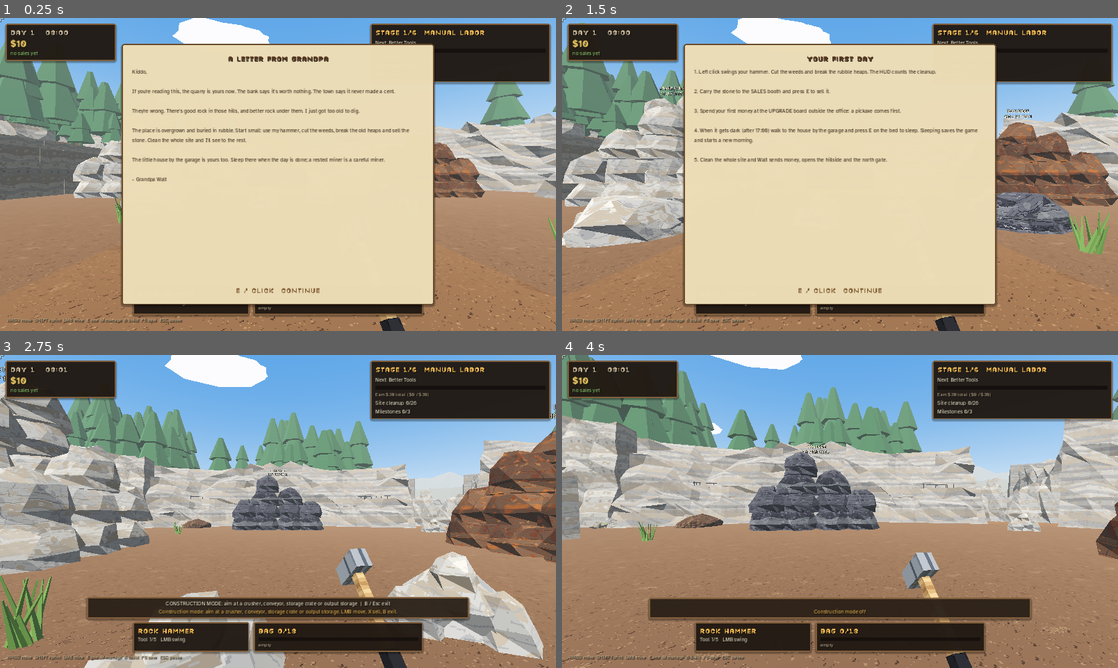
Above: before the commit, frames 1-4 (two rows, left to right).
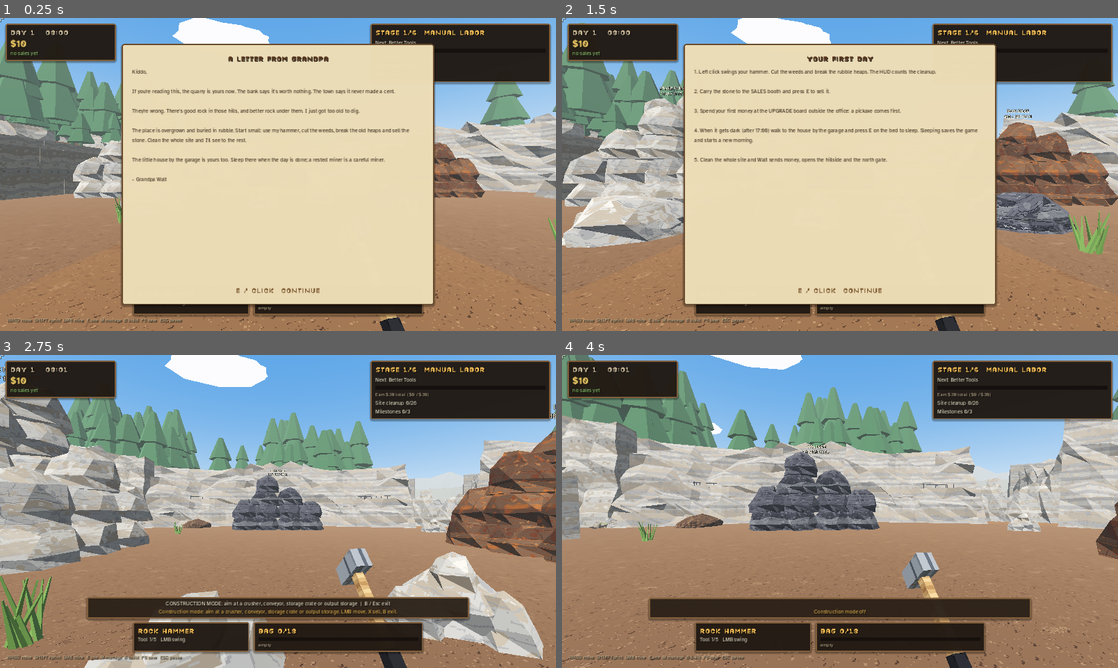
Above: after the commit, the same moments.

Repository: jafetmora79-lab/Quarry-Days
Game: Godot game, scene res://Main.tscn
Same seed, same stepped clock (60 frames per second), same inputs: the game is played once before the commit and once after it.
Inputs (mouse positions are in pixels of both pictures, inside the frame that each line leads up to):
- Up to frame 1 (0.25 s): no input
- Up to frame 2 (1.5 s): tap Enter at 0.5 s; move the mouse to (867, 174) at 0.52 s; hold E (interact) 0.53-1.28 s; hold W (move_forward) from 0.53 s (still down); click (867, 174) at 0.67 s; tap Space at 0.77 s; tap Shift (sprint) at 0.8, 1.35 s; move the mouse to (812, 174) at 1.27 s
- Up to frame 3 (2.75 s): keep holding W (move_forward); tap Space at 1.52 s; tap B at 1.55, 2.1 s; move the mouse to (289, 505) at 2.02 s; hold E (interact) from 2.03 s (still down)
- Up to frame 4 (4 s): keep holding W (move_forward); move the mouse to (834, 517) at 2.77 s; release E (interact) at 2.78 s; tap E (interact) at 2.85 s; click (834, 517) at 2.92 s; tap Space at 3.02, 3.77 s; tap Shift (sprint) at 3.05 s; move the mouse to (878, 514) at 3.52 s; hold P (place_machine) from 3.53 s (still down); tap B at 3.8 s

The runs differ from the first frame. In frame 1, 0.9% of the frame differs, in the area x 0-100%, y 14-100%; in frame 2, 0.9%; in frame 3, less than 0.1%; in frame 4, less than 0.1%.

Commit message:
Fix floor depth-fighting, real interactive doors, taller and deeper hangar
Co-Authored-By: Claude Sonnet 5.5 <noreply@anthropic.com>
Claude-Session: https://claude.ai/code/session_01BdFm1yVtnu8eVQTLcJwNBQ

Diff:
--- a/scripts/art/quarry_art.gd
+++ b/scripts/art/quarry_art.gd
@@ -215,19 +215,19 @@
 				dirt.quad(q[0], q[1], q[2], q[3])
 	pit_cap = MeshKit.inst(root, cap.mesh(), _material("ExcavatedDirt"))
 	# Haul roads (dirt), yard (gravel) and pads (concrete).
-	quad_flat("GroundRoad", Vector3(0, 0, 4.5), Vector2(7.0, 10.0), 0.0, 0.018)            # pit entrance ramp
-	quad_flat("GroundRoad", Vector3(19.5, 0, 7.5), Vector2(21.0, 4.0), 0.0, 0.02)         # road to the expansion
-	quad_flat("GroundRoad", Vector3(34.0, 0, 4.0), Vector2(10.0, 4.0), -0.35, 0.02)
-	quad_flat("GroundRoad", Vector3(5.5, 0, 13.0), Vector2(4.0, 6.0), 0.0, 0.022)         # garage apron road
-	quad_flat("GroundYard", Vector3(2.0, 0, 9.0), Vector2(26.0, 5.0), 0.0, 0.016)            # processing yard
-	quad_flat(M_CONCRETE, Vector3(5.0, 0, 19.2), Vector2(19.6, 6.6), 0.0, 0.024)         # garage slab
-	quad_flat(M_CONCRETE, Vector3(-14.0, 0, 12.0), Vector2(6.4, 6.4), 0.0, 0.024)        # office pad
-	quad_flat(M_CONCRETE, Vector3(14.0, 0, 12.0), Vector2(6.0, 6.0), 0.0, 0.024)         # shed pad
-	quad_flat(M_CONCRETE, Vector3(-7.0, 0, 10.6), Vector2(4.0, 3.2), 0.0, 0.026)         # sales booth
-	quad_flat(M_CONCRETE, Vector3(-9.6, 0, 15.7), Vector2(4.0, 2.2), 0.0, 0.026)         # break area
+	quad_flat("GroundRoad", Vector3(0, 0, 4.5), Vector2(7.0, 10.0), 0.0, 0.03)            # pit entrance ramp
+	quad_flat("GroundRoad", Vector3(19.5, 0, 7.5), Vector2(21.0, 4.0), 0.0, 0.035)         # road to the expansion
+	quad_flat("GroundRoad", Vector3(34.0, 0, 4.0), Vector2(10.0, 4.0), -0.35, 0.04)
+	quad_flat("GroundRoad", Vector3(5.5, 0, 13.0), Vector2(4.0, 6.0), 0.0, 0.045)         # garage apron road
+	quad_flat("GroundYard", Vector3(2.0, 0, 9.0), Vector2(26.0, 5.0), 0.0, 0.02)            # processing yard
+	quad_flat(M_CONCRETE, Vector3(5.0, 0, 18.7), Vector2(19.6, 7.6), 0.0, 0.075)         # garage slab
+	quad_flat(M_CONCRETE, Vector3(-14.0, 0, 12.0), Vector2(6.4, 6.4), 0.0, 0.075)        # office pad
+	quad_flat(M_CONCRETE, Vector3(14.0, 0, 12.0), Vector2(6.0, 6.0), 0.0, 0.075)         # shed pad
+	quad_flat(M_CONCRETE, Vector3(-7.0, 0, 10.6), Vector2(4.0, 3.2), 0.0, 0.095)         # sales booth
+	quad_flat(M_CONCRETE, Vector3(-9.6, 0, 15.7), Vector2(4.0, 2.2), 0.0, 0.095)         # break area
 	for slot in game.fleet.cfg.get("parking", []):                                        # painted bay lines
 		for side in [-1.4, 1.4]:
-			quad_flat("Hazard", Vector3(float(slot[0]) + side, 0, float(slot[2])), Vector2(0.12, 4.2), 0.0, 0.03)
+			quad_flat("Hazard", Vector3(float(slot[0]) + side, 0, float(slot[2])), Vector2(0.12, 4.2), 0.0, 0.115)
 	# Outer embankments: soil slopes rising behind the cliffs to close the horizon.
 	var e := soup(M_SOIL)
 	var seg := 28
@@ -323,7 +323,7 @@
 	bx(int_key, c + Vector3(-2.27, h * 0.5, 0), Vector3(0.02, h - 0.1, 4.5))
 	bx(int_key, c + Vector3(2.27, h * 0.5, 0), Vector3(0.02, h - 0.1, 4.5))
 	bx(int_key, c + Vector3(0, h * 0.5, 2.22), Vector3(4.5, h - 0.1, 0.02))
-	bx(M_FOUNDATION, c + Vector3(0, 0.08, 0), Vector3(5.24, 0.16, 5.04))
+	bx(M_FOUNDATION, c + Vector3(0, 0.05, 0), Vector3(5.24, 0.10, 5.04))
 	# Match the collision ramp from the yard to the raised office/shed floor.
 	MeshKit.box_into(soup(M_FOUNDATION), Vector3.ZERO, Vector3(1.42, 0.08, 1.0), Vector2.ONE,
 		Transform3D(Basis(Vector3.RIGHT, -atan(0.16)), c + Vector3(0, 0.04, -2.95)))
@@ -350,13 +350,12 @@
 	var c := Vector3(-14, 0, 12)
 	_walls(c, M_SIDING, M_DRYWALL)
 	_gable_roof(c, "CorrugatedRed", 5.6, 5.6, 2.8, 1.1)
-	quad_flat(M_LINO, c, Vector2(4.6, 4.5), 0.0, 0.16)
+	quad_flat(M_LINO, c, Vector2(4.6, 4.5), 0.0, 0.165)
 	_sign(root, "Sign_Office", c + Vector3(0, 2.5, -2.62), Vector2(2.2, 0.55), PI)
 	for z in [-0.9, 1.0]:
 		prop(P_WINDOW, c + Vector3(-2.53, 1.05, z), -PI * 0.5)
 		prop(P_WINDOW, c + Vector3(2.53, 1.05, z), PI * 0.5)
 	prop(P_WINDOW_WIDE, c + Vector3(1.0, 1.0, 2.48), 0.0)
-	var door := prop(P_DOOR, c + Vector3(-0.72, 0.16, -2.3), PI * 0.5 + 0.35)              # open, swung inside
 	prop(P_WALL_LAMP, c + Vector3(1.0, 2.3, -2.5), PI)
 	light(c + Vector3(0, 2.4, 0.3), Color(1.0, 0.86, 0.62), 1.1, 6.0)
 	# interior: the management desk keeps its collision; the THE VEIL desk + computer sits on it
@@ -384,12 +383,11 @@
 	var c: Vector3 = game.HOME_POS
 	_walls(c, M_SIDING, M_DRYWALL)
 	_gable_roof(c, "Corrugated", 5.6, 5.6, 2.8, 1.0)
-	quad_flat(M_LINO, c, Vector2(4.6, 4.5), 0.0, 0.16)
+	quad_flat(M_LINO, c, Vector2(4.6, 4.5), 0.0, 0.165)
 	_sign(root, "Sign_Home", c + Vector3(0, 2.5, -2.62), Vector2(1.4, 0.35), PI)
 	for z in [-0.9, 1.0]:
 		prop(P_WINDOW, c + Vector3(2.53, 1.05, z), PI * 0.5)
 	prop(P_WINDOW, c + Vector3(-2.53, 1.05, 0.0), -PI * 0.5)
-	prop(P_DOOR, c + Vector3(0.72, 0.16, -2.3), PI * 0.5 - 0.35)
 	prop(P_WALL_LAMP, c + Vector3(-1.0, 2.3, -2.5), PI)
 	light(c + Vector3(0, 2.4, 0.3), Color(1.0, 0.84, 0.58), 1.0, 6.0)
 	# bed in the back-left corner (collision body "Bed" is built by main), bedside table with a lamp
@@ -409,7 +407,7 @@
 	var c := Vector3(14, 0, 12)
 	_walls(c, "Corrugated", M_BASEMENT)
 	_gable_roof(c, "CorrugatedRed", 5.6, 5.6, 2.8, 0.7)
-	quad_flat(M_BASEMENT, c, Vector2(4.6, 4.5), 0.0, 0.16)
+	quad_flat(M_BASEMENT, c, Vector2(4.6, 4.5), 0.0, 0.165)
 	bx("Corrugated", c + Vector3(0, 2.45, -2.42), Vector3(1.5, 0.7, 0.06))                # rolled-up door
 	bx("SteelPlate", c + Vector3(0, 2.82, -2.45), Vector3(1.6, 0.14, 0.16))
 	_sign(root, "Sign_Storage", c + Vector3(1.6, 2.4, -2.48), Vector2(1.2, 0.3), PI)
@@ -428,7 +426,7 @@
 func _garage() -> void:
 	var x0 := -4.7
 	var x1 := 14.5
-	var z0 := 16.0
+	var z0 := 14.9
 	var z1 := 22.4
 	var cx := (x0 + x1) * 0.5
 	var w := x1 - x0
@@ -439,30 +437,30 @@
 		var sc: float = (float(seg[0]) + float(seg[1])) * 0.5
 		var sw: float = float(seg[1]) - float(seg[0])
 		solid("Garage back wall", Vector3(sc, 2.0, z1), Vector3(sw, 4.0, 0.25))
-		bx("Corrugated", Vector3(sc, 2.0, z1), Vector3(sw, 4.0, 0.2))
+		bx("Corrugated", Vector3(sc, 3.0, z1), Vector3(sw, 6.0, 0.2))
 		bx(M_FOUNDATION, Vector3(sc, 0.2, z1), Vector3(sw + 0.1, 0.4, 0.3))
-	bx("Corrugated", Vector3(QuarryDelivery.DOOR_X, 3.95, z1), Vector3(QuarryDelivery.DOOR_W + 0.4, 0.5, 0.2))   # header over the door
+	bx("Corrugated", Vector3(QuarryDelivery.DOOR_X, 5.0, z1), Vector3(QuarryDelivery.DOOR_W + 0.4, 2.0, 0.2))   # wall over the door
 	for dxp in [dx0 - 0.1, dx1 + 0.1]:
-		bx("SteelGreen", Vector3(dxp, 2.0, z1 + 0.02), Vector3(0.25, 4.0, 0.34))
+		bx("SteelGreen", Vector3(dxp, 3.0, z1 + 0.02), Vector3(0.25, 6.0, 0.34))
 	bx("Hazard", Vector3(QuarryDelivery.DOOR_X, 3.65, z1 - 0.12), Vector3(QuarryDelivery.DOOR_W, 0.16, 0.04))
 	solid("Garage wall", Vector3(x0, 2.0, (z0 + z1) * 0.5), Vector3(0.25, 4.0, z1 - z0))
 	solid("Garage wall", Vector3(x1, 2.0, (z0 + z1) * 0.5), Vector3(0.25, 4.0, z1 - z0))
-	bx("Corrugated", Vector3(x0, 2.0, (z0 + z1) * 0.5), Vector3(0.2, 4.0, z1 - z0))
-	bx("Corrugated", Vector3(x1, 2.0, (z0 + z1) * 0.5), Vector3(0.2, 4.0, z1 - z0))
+	bx("Corrugated", Vector3(x0, 3.0, (z0 + z1) * 0.5), Vector3(0.2, 6.0, z1 - z0))
+	bx("Corrugated", Vector3(x1, 3.0, (z0 + z1) * 0.5), Vector3(0.2, 6.0, z1 - z0))
 	for x in [x0, x1]:
 		bx(M_FOUNDATION, Vector3(x, 0.2, (z0 + z1) * 0.5), Vector3(0.3, 0.4, z1 - z0))
 	# steel frame: front columns, I-beam, roof trusses
 	for x in [x0, x0 + w / 3.0, x0 + 2.0 * w / 3.0, x1]:
-		bx("SteelGreen", Vector3(x, 2.25, z0 + 0.1), Vector3(0.22, 4.5, 0.22))
-		bx("SteelGreen", Vector3(x, 4.35, (z0 + z1) * 0.5), Vector3(0.18, 0.3, z1 - z0))   # truss
-	bx("SteelGreen", Vector3(cx, 4.45, z0 + 0.1), Vector3(w + 0.3, 0.35, 0.3))
-	var roof := PackedVector2Array([Vector2(z0 - 0.6, 4.6), Vector2(z1 + 0.3, 4.15), Vector2(z1 + 0.3, 4.27), Vector2(z0 - 0.6, 4.72)])
+		bx("SteelGreen", Vector3(x, 3.25, z0 + 0.1), Vector3(0.22, 6.5, 0.22))
+		bx("SteelGreen", Vector3(x, 6.35, (z0 + z1) * 0.5), Vector3(0.18, 0.3, z1 - z0))   # truss
+	bx("SteelGreen", Vector3(cx, 6.45, z0 + 0.1), Vector3(w + 0.3, 0.35, 0.3))
+	var roof := PackedVector2Array([Vector2(z0 - 0.6, 6.6), Vector2(z1 + 0.3, 6.15), Vector2(z1 + 0.3, 6.27), Vector2(z0 - 0.6, 6.72)])
 	var roof_soup := MeshKit.Soup.new()
 	MeshKit.extrude_into(roof_soup, roof, w + 0.6, Transform3D(Basis(), Vector3(cx, 0, 0)))
 	garage_roof = MeshKit.inst(root, roof_soup.mesh(), _material("Corrugated"))   # its own node: hidden while a vehicle is driven inside
-	bx("Hazard", Vector3(cx, 4.45, z0 - 0.07), Vector3(w + 0.3, 0.12, 0.02))
-	_sign(root, "Sign_Garage", Vector3(cx, 4.95, z0 - 0.02), Vector2(4.0, 0.5), PI)
-	_sign(root, "Sign_Safety", Vector3(x0 - 0.13, 2.6, z0 + 1.2), Vector2(1.5, 0.5), -PI * 0.5)
+	bx("Hazard", Vector3(cx, 6.45, z0 - 0.07), Vector3(w + 0.3, 0.12, 0.02))
+	_sign(root, "Sign_Garage", Vector3(cx, 6.95, z0 - 0.02), Vector2(4.0, 0.5), PI)
+	_sign(root, "Sign_Safety", Vector3(x0 - 0.13, 2.6, z0 + 1.6), Vector2(1.5, 0.5), -PI * 0.5)
 	# workshop along the walls
 	prop(P_WORKBENCH, Vector3(x0 + 0.55, 0.0, 19.6), PI * 0.5)
 	prop(P_TOOLBOX, Vector3(x0 + 0.5, 0.95, 19.2), PI * 0.5)
@@ -479,8 +477,8 @@
 	solid("Garage shelving", Vector3((dx1 + x1) * 0.5, 0.9, z1 - 0.45), Vector3(x1 - dx1 - 0.4, 1.8, 0.6))       # behind the bays, clear of the door
 	solid("Garage workbench", Vector3(x0 + 0.5, 0.5, 20.2), Vector3(0.75, 1.0, 3.6))
 	solid("Garage drums", Vector3(13.6, 0.45, 19.6), Vector3(0.9, 0.9, 1.9))
-	light(Vector3(cx - 5, 4.0, 19.5), Color(0.9, 0.95, 1.0), 1.2, 9.0)
-	light(Vector3(cx + 5, 4.0, 19.5), Color(0.9, 0.95, 1.0), 1.2, 9.0)
+	light(Vector3(cx - 5, 5.6, 19.0), Color(0.9, 0.95, 1.0), 1.2, 9.0)
+	light(Vector3(cx + 5, 5.6, 19.0), Color(0.9, 0.95, 1.0), 1.2, 9.0)
 
 func _stations() -> void:
 	# Sales booth on the selling-station footprint (2.2 x 1.7 x 1.25 at -7, 10).
--- a/scripts/delivery.gd
+++ b/scripts/delivery.gd
@@ -93,9 +93,9 @@
 	game.world.add_child(stripe)
 	var road := MeshInstance3D.new()
 	var rm := BoxMesh.new()
-	rm.size = Vector3(6.4, 0.03, 7.0)
+	rm.size = Vector3(6.4, 0.14, 7.0)
 	road.mesh = rm
-	road.position = Vector3(DOOR_X, 0.025, 25.6)
+	road.position = Vector3(DOOR_X, 0.06, 25.6)
 	road.material_override = MeshKit.mat("GroundRoad")
 	game.world.add_child(road)
 	# keep the portal solid except for the opening (so nobody walks around it onto the embankment)
--- /dev/null
+++ b/scripts/door.gd
@@ -0,0 +1,78 @@
+extends Node3D
+class_name QuarryDoor
+## A hinged wooden house door you open and close with E. The panel swings into the house; a worker walking up to it
+## opens it as well, so nobody is ever locked out or in. The collider sits on the panel, so it blocks only while shut.
+
+const W := 1.38
+const H := 2.35
+const THICK := 0.07
+
+var game
+var hinge_side := -1.0      ## -1: hinge on the left of the doorway (panel extends +x), +1: on the right
+var open_amount := 0.0
+var want_open := false
+var body: StaticBody3D
+var shape: CollisionShape3D
+var swing := 1.75
+
+## centre: middle of the doorway on the floor; the wall plane is centre.z
+func build(main_node, centre: Vector3, hinge: float, label: String) -> void:
+	game = main_node
+	hinge_side = hinge
+	name = label
+	position = centre + Vector3(hinge * W * 0.5, 0.16, 0.0)   # hinge post; the sill is the 16 cm foundation
+	game.world.add_child(self)
+	var wood: Material = load(QuarryArt.M_WOOD)
+	var panel := MeshInstance3D.new()
+	var bm := BoxMesh.new()
+	bm.size = Vector3(W, H, THICK)
+	panel.mesh = bm
+	panel.position = Vector3(-hinge * W * 0.5, H * 0.5, 0.0)
+	panel.material_override = wood
+	add_child(panel)
+	var glass := MeshInstance3D.new()
+	var gm := BoxMesh.new()
+	gm.size = Vector3(W * 0.55, 0.7, THICK + 0.02)
+	glass.mesh = gm
+	glass.position = Vector3(-hinge * W * 0.5, H * 0.68, 0.0)
+	glass.material_override = MeshKit.flat(Color(0.55, 0.72, 0.80), 0.25)
+	add_child(glass)
+	var handle := MeshInstance3D.new()
+	var hm := BoxMesh.new()
+	hm.size = Vector3(0.12, 0.05, 0.16)
+	handle.mesh = hm
+	handle.position = Vector3(-hinge * (W - 0.14), 1.0, 0.0)
+	handle.material_override = MeshKit.flat(Color(0.75, 0.72, 0.6))
+	add_child(handle)
+	body = StaticBody3D.new()
+	body.name = label + " panel"
+	body.position = Vector3(-hinge * W * 0.5, H * 0.5, 0.0)
+	body.set_meta("kind", "door")
+	body.set_meta("door", label)
+	body.set_meta("nav_skip", true)
+	body.set_meta("art", true)
+	shape = CollisionShape3D.new()
+	var bs := BoxShape3D.new()
+	bs.size = Vector3(W, H, THICK + 0.04)
+	shape.shape = bs
+	body.add_child(shape)
+	add_child(body)
+
+func toggle() -> void:
+	want_open = not want_open
+
+func is_open() -> bool:
+	return open_amount > 0.5
+
+func _workers_near() -> bool:
+	var c := global_position + Vector3(-hinge_side * W * 0.5, 0.0, 0.0)
+	for w in game.worker_nodes.values():
+		if Vector2(w.global_position.x, w.global_position.z).distance_to(Vector2(c.x, c.z)) < 1.9:
+			return true
+	return false
+
+func _physics_process(delta: float) -> void:
+	var target := 1.0 if (want_open or _workers_near()) else 0.0
+	open_amount = move_toward(open_amount, target, delta * 2.4)
+	# swing toward +z (into the house): y-rotation sign depends on which side the hinge is
+	rotation.y = hinge_side * swing * smoothstep(0.0, 1.0, open_amount)
--- a/scripts/main.gd
+++ b/scripts/main.gd
@@ -88,6 +88,7 @@
 var sleep_timer := 0.0
 var _late_day := -1             # day on which the "go home to sleep" hint was shown
 var landscape: QuarryLandscape  # sky, clouds, distant mountains and forest (no collision)
+var doors: Array = []            # QuarryDoor: the office and home doors (E to open / close)
 var delivery: QuarryDelivery    # service gate, garage door, delivery drivers and walk-in hires
 var pit_zone: QuarryPitZone     # Phase 6.3a: the new pit area behind the north-east gate
 var pit_retired: Array = []     # ring pieces retired to make the gate (for tests)
@@ -152,6 +153,10 @@
 	art.build_environment(self)
 	_carve_hillside_site()
 	_build_pit_zone()
+	for spec in [["Office door", Vector3(-14, 0, 12 - 2.35), -1.0], ["Home door", HOME_POS + Vector3(0, 0, -2.35), 1.0]]:
+		var dr := QuarryDoor.new()
+		dr.build(self, spec[1], spec[2], spec[0])
+		doors.append(dr)
 	delivery = QuarryDelivery.new()
 	delivery.build(self)
 	landscape = LandscapeScript.new()
@@ -1086,7 +1091,7 @@
 		return
 	if art and art.garage_roof:
 		# the chase camera would sit inside the roof: take the roof off while a vehicle is driven under it
-		var inside := driving != null and driving.global_position.x > -6.5 and driving.global_position.x < 16.0 and driving.global_position.z > 14.0 and driving.global_position.z < 24.0
+		var inside := driving != null and driving.global_position.x > -6.5 and driving.global_position.x < 16.0 and driving.global_position.z > 12.5 and driving.global_position.z < 24.0
 		art.garage_roof.visible = not inside
 	state.tick(delta)
 	business.tick(delta)
@@ -1121,6 +1126,12 @@
 			"debris":
 				var did := str(last_target.get_meta("debris_id", ""))
 				prompt = "LMB: cut the weeds" if did.begins_with("w") else "LMB: break the rubble heap (%d stone left)" % prog.heap_units_left(did)
+			"door":
+				var dn := str(last_target.get_meta("door"))
+				prompt = "E: use the door"
+				for dr in doors:
+					if str(dr.name) == dn:
+						prompt = "E: close the %s" % dn.to_lower() if dr.want_open else "E: open the %s" % dn.to_lower()
 			"bed": prompt = "E: sleep until morning" if can_sleep() else "Too early to sleep (rest after %02d:00)" % int(prog.cfg.get("home", {}).get("sleep_from_hour", 17.0))
 			"discovery": prompt = "E: open the old lockbox"
 			"rig":
@@ -1272,6 +1283,10 @@
 			_open_menu("manage")
 		"bed":
 			try_sleep()
+		"door":
+			for dr in doors:
+				if str(dr.name) == str(target.get_meta("door")):
+					dr.toggle()
 		"discovery":
 			_read_discovery(str(target.get_meta("discovery")))
 		"rig":
--- a/scripts/player.gd
+++ b/scripts/player.gd
@@ -22,7 +22,7 @@
 	camera.position.y = 1.58
 	camera.current = true
 	camera.fov = 72.0
-	camera.near = 0.03
+	camera.near = 0.06
 	add_child(camera)
 	tool_view = QuarryToolView.new()
 	camera.add_child(tool_view)
--- /dev/null
+++ b/tests/test_buildings.gd
@@ -0,0 +1,84 @@
+extends SceneTree
+## Buildings: interactive doors, no coplanar floor layers (depth fighting), bigger hangar.
+##   godot --headless --fixed-fps 60 -s tests/test_buildings.gd
+
+var checks := 0
+var failures := []
+
+func check(c: bool, label: String) -> void:
+	checks += 1
+	if not c:
+		failures.append(label)
+		printerr("FAIL: " + label)
+	else:
+		print("PASS: " + label)
+
+func _initialize() -> void:
+	call_deferred("run")
+
+func frames(n: int) -> void:
+	for i in range(n):
+		await physics_frame
+
+func aim(game, pos: Vector3, yaw: float, pitch: float) -> String:
+	game.player.global_position = pos
+	game.player.rotation.y = yaw
+	game.player.camera.rotation.x = pitch
+	var t = game._look_target()
+	return "" if t == null else str(t.get_meta("kind", ""))
+
+func run() -> void:
+	var game = load("res://Main.tscn").instantiate()
+	root.add_child(game)
+	await process_frame
+	await frames(4)
+	game.hud.close_card()
+	await process_frame
+	game.hud.close_card()
+	await process_frame
+	check(game.doors.size() == 2, "A the office and the home have doors")
+	var home = game.doors[1]
+	var office = game.doors[0]
+	check(not home.want_open and home.open_amount == 0.0, "A doors start shut")
+	var c: Vector3 = game.HOME_POS
+	var k := aim(game, c + Vector3(0.7, 0.2, -4.0), 0.0, 0.0)
+	check(k == "door" or k == "", "B (probe) looking at the closed home door: " + k)
+	# interact straight through the game's own handler
+	var panel: Node3D = home.body
+	game._interact(panel)
+	await frames(60)
+	check(home.want_open and home.is_open(), "B E opens the home door")
+	check(absf(home.rotation.y) > 1.0, "B the panel swings aside (%.2f rad)" % home.rotation.y)
+	game._interact(panel)
+	await frames(90)
+	check(not home.is_open() and absf(home.rotation.y) < 0.1, "B E closes it again")
+	game._interact(office.body)
+	await frames(60)
+	check(office.is_open(), "B the office door works too")
+	# workers open doors for themselves
+	game.prog.stage = game.prog.stage_index("large")
+	game.state.money = 50000
+	game.state.clock_minutes = 480.0
+	game.ui_hire("rosa")
+	var w = game.worker_nodes.values()[0]
+	w.global_position = Vector3(home.global_position.x - 0.7, 0.2, home.global_position.z - 1.0)
+	home.want_open = false
+	await frames(40)
+	check(home.is_open(), "C a worker walking up opens the door for themselves")
+	# floors: nothing coplanar closer than 2 cm to something else in the same footprint
+	var art = game.art
+	var ys := []
+	for m in art.root.get_children():
+		pass
+	check(art.garage_roof != null, "D the hangar exists")
+	var gw: StaticBody3D = null
+	for b in game.world.get_children():
+		if b is StaticBody3D and str(b.name) == "Garage wall":
+			gw = b
+	var depth := 0.0
+	for ch in gw.get_children():
+		if ch is CollisionShape3D:
+			depth = ch.shape.size.z
+	check(depth > 7.4, "D the hangar is deeper than before (%.1f m, was 6.4)" % depth)
+	print("RESULT: %d checks, %d failures" % [checks, failures.size()])
+	quit(1 if failures.size() > 0 else 0)
